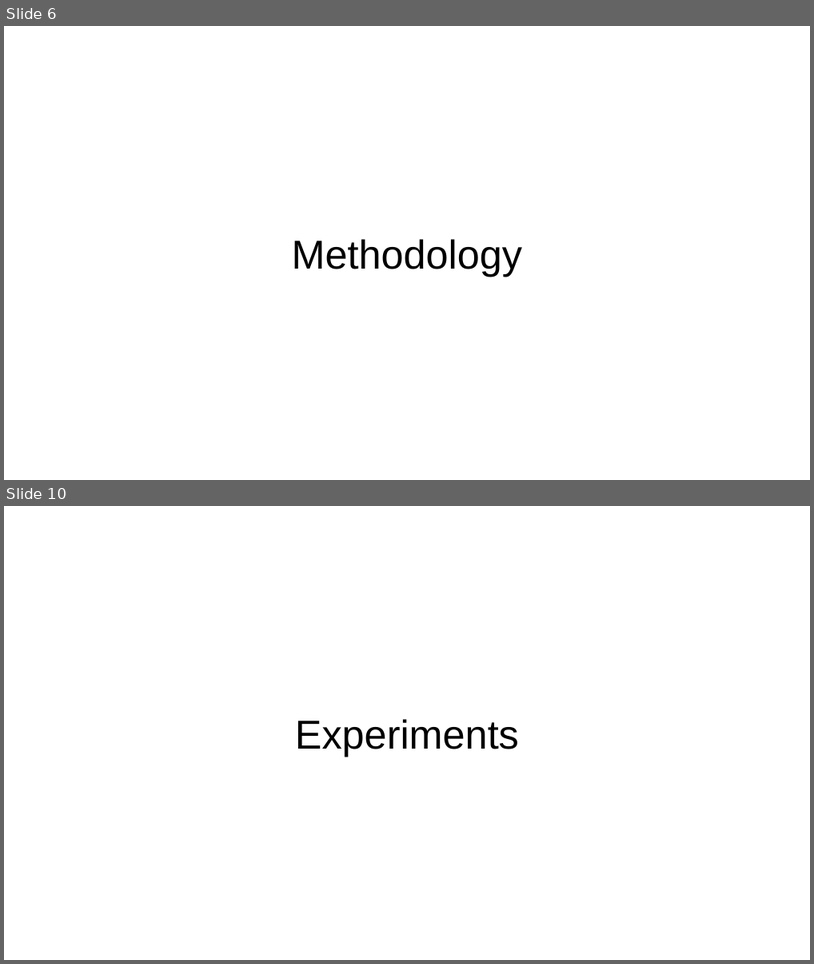
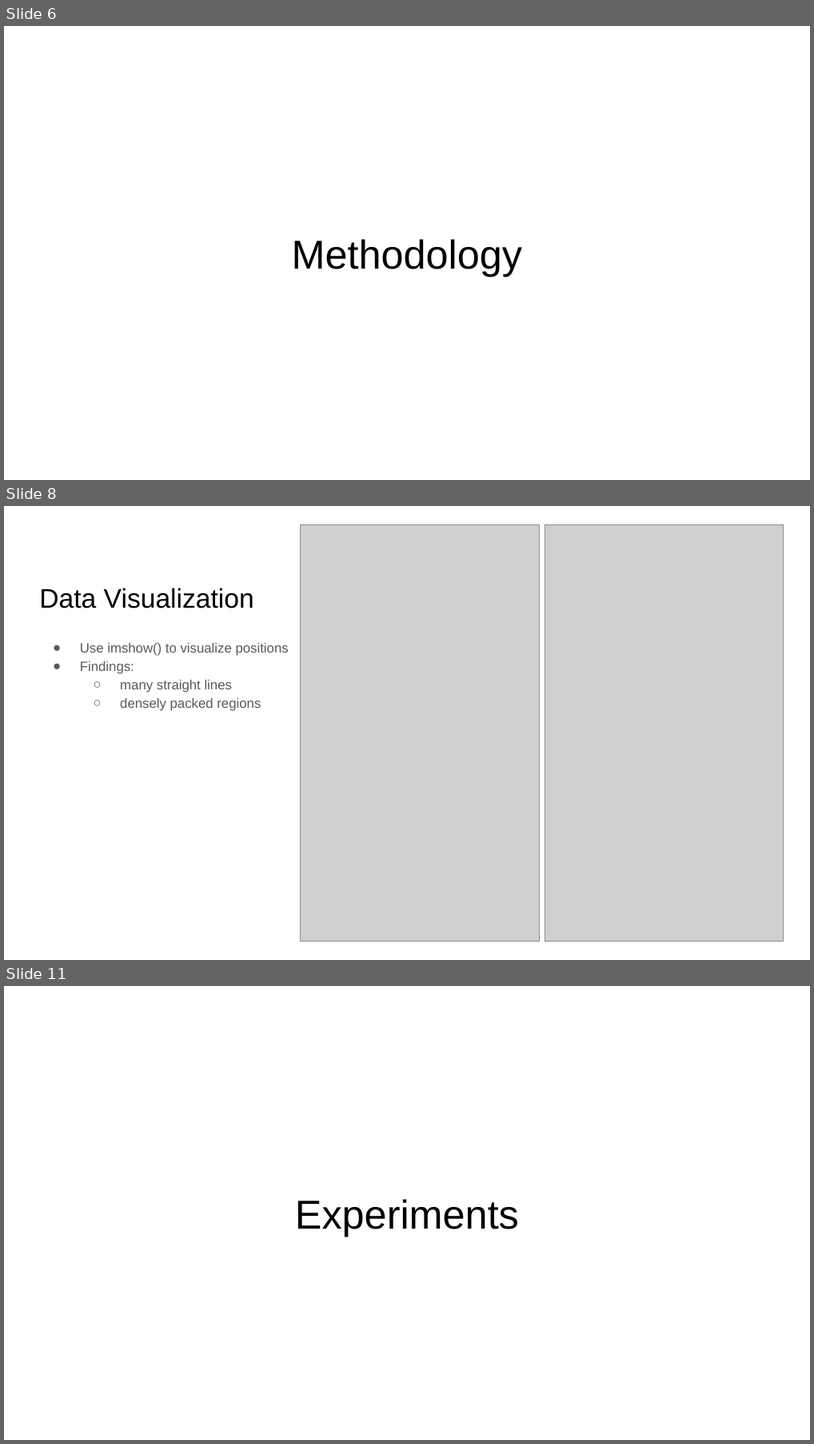
Before and after one commit to wis003/CSE151B, a slide deck: Kaggle Competition/Submission/CSE 151B Presentation.pptx. Shown one above the other, each under a label of ours: slides 6 and 10 before the commit, slides 6, 8 and 11 after it; the slides between them are not shown. The pictures are 814x964 and 814x1444 pixels, drawn with LibreOffice and Linux fonts; fonts in the diff are those of the drawing; grey boxes stand for pictures. Boxes give left, top, right and bottom in pixels: in the first picture for what was removed or moved away, otherwise in the second. Text is boxed around its words. In the diff, an @@ line names an element or a change of style, - is before the commit and + after.

```diff
--- a/Kaggle Competition/Submission/CSE 151B Presentation.pptx
+++ b/Kaggle Competition/Submission/CSE 151B Presentation.pptx
@@ slide 8 added at [4, 506, 810, 960], background #FFFFFF @@
@@ picture added at [300, 524, 539, 941] @@
@@ picture added at [545, 524, 784, 941] @@
@@ title added at [39, 588, 254, 608], 24 pt, text #000000 @@
+Data Visualization
@@ text added at [80, 643, 289, 711], 12 pt, text #595959 @@
+● Use imshow() to visualize positions
+● Findings:
+  ○ many straight lines
+  ○ densely packed regions
@@ what was slide 10 is now slide 11 @@
```
Also in this commit, not shown: 1 slide changed, 12 other slides added, 10 slides removed, 1 other file.
